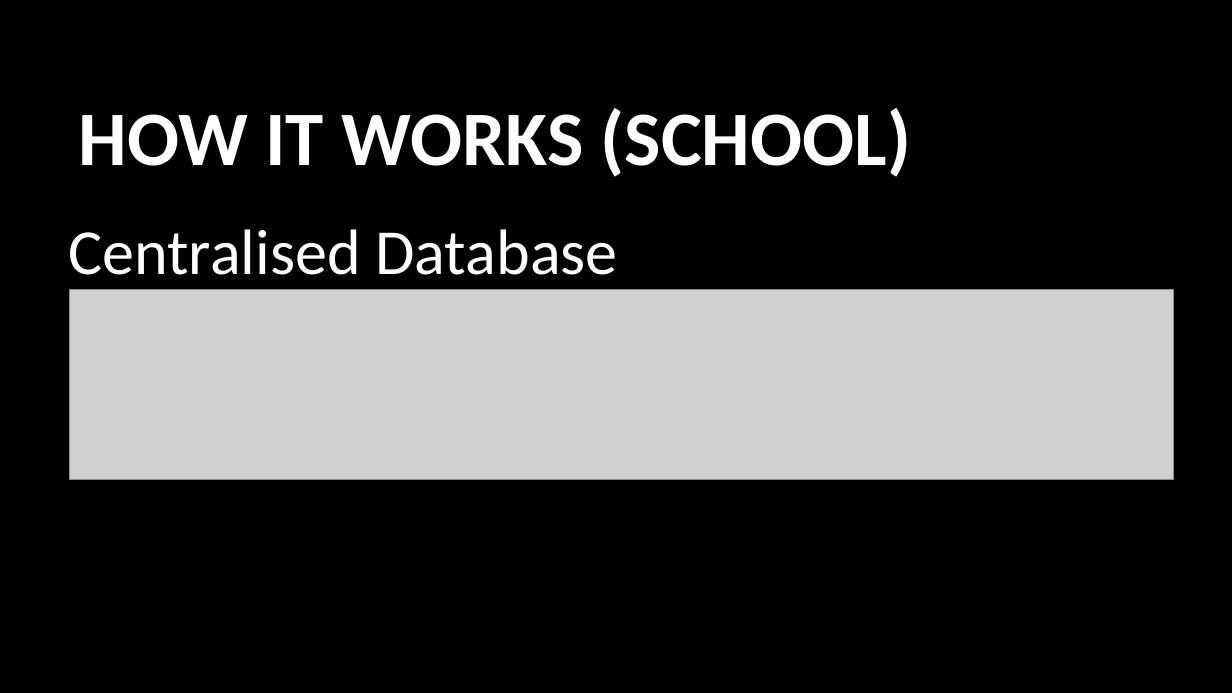
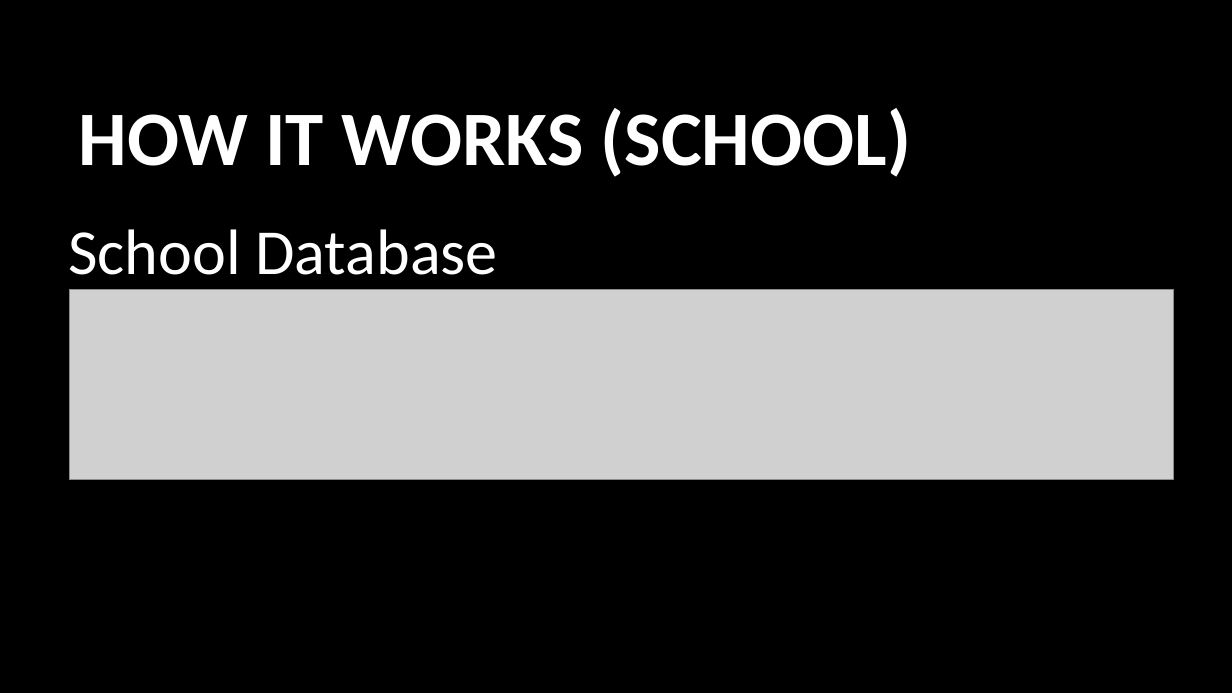
Before and after one commit to usop7/MachoHacks2018, a slide deck: slide 5 of MachoHacks2018.pptx. Drawn at 1232x693 pixels with LibreOffice and Linux fonts; fonts in the diff are those of the drawing; grey boxes stand for pictures; background and template pictures are left out. Boxes give left, top, right and bottom in pixels: in the first picture for what was removed or moved away, otherwise in the second. Text is boxed around its words. In the diff, an @@ line names an element or a change of style, - is before the commit and + after.

```diff
--- a/MachoHacks2018.pptx
+++ b/MachoHacks2018.pptx
@@ text at bbox=[68, 229, 497, 290]: text changed @@
-Centralised Database
+School Database
```
Also in this commit, not shown: 6 other slides changed.
